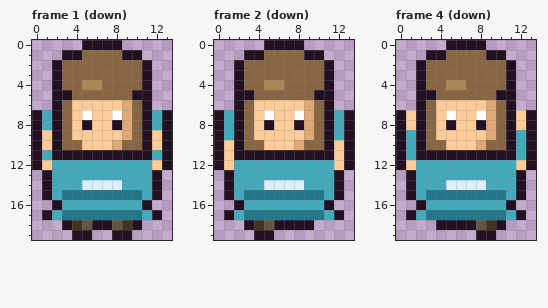
Edited in one commit: pixel-art file (games/picomon/art/villager.aseprite). The picture above was drawn from the file before the commit.
14x20 pixels, 4 frames. Shown: frame 1 (down), frame 2 (down), frame 4 (down). The commit also changed other frames, which this record leaves out.
Once edited:
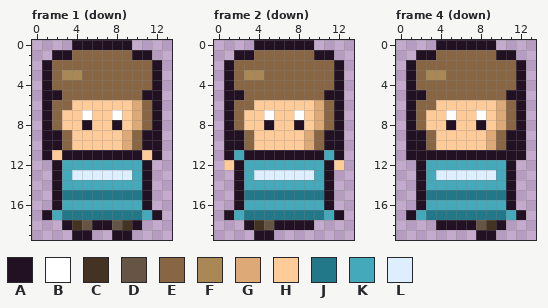
Palette (. is transparent): A #221122  B #ffffff  C #443322  D #665544  E #886644  F #aa8855  G #ddaa77  H #ffcc99  J #227788  K #44aabb  L #ddeeff
Edits made:
--- frame 1 (down), layers "outline", "shade", "fill"
@@ x 0..13 @@
- 0 .....AAAA.....
- 1 ...AAEEEEAA...
- 2 ..AEEEEEEEEA..
- 3 ..AEEEEEEEEA..
- 4 ..AEEFFEEEEA..
- 5 ..AAEEEEEEAA..
- 6 ..AEHHHHHGEA..
- 7 AKAEHBHHBGEAKA
- 8 AKAEHAHHAGEAKA
- 9 AHAEHHHHHGEAHA
-10 AHAEEHHHGEEAHA
-11 AKAAAAAAAAAAKA
-12 AHKKKKKKKKKKHA
-13 .AKKKKKKKKKKA.
-14 .AKKKLLLLKKKA.
-15 .AKJJJJJJJJKA.
+ 0 ....AAAAAA....
+ 1 ..AAEEEEEEAA..
+ 2 .AEEEEEEEEEEA.
+ 3 .AEFFEEEEEEEA.
+ 4 .AEEEEEEEEEEA.
+ 5 .AAEEEEEEEEAA.
+ 6 .AEEHHHHHHGEA.
+ 7 .AEHHBHHBHGEA.
+ 8 .AEHHAHHAHGEA.
+ 9 .AAEHHHHHGEAA.
+10 .AAEHHHHHGEAA.
+11 .AHAAAAAAAAHA.
+12 ..AKKKKKKKKA..
+13 ..AKLLLLLLKA..
+14 ..AKKKKKKKKA..
+15 ..AJJJJJJJJA..
 16 ..AKKKKKKKKA..
--- frame 2 (down), layers "outline", "shade", "fill"
@@ x 0..13 @@
- 0 .....AAAA.....
- 1 ...AAEEEEAA...
- 2 ..AEEEEEEEEA..
- 3 ..AEEEEEEEEA..
- 4 ..AEEFFEEEEA..
- 5 ..AAEEEEEEAA..
- 6 ..AEHHHHHGEA..
- 7 AKAEHBHHBGEAKA
- 8 AKAEHAHHAGEAKA
- 9 AKAEHHHHHGEAKA
-10 AHAEEHHHGEEAHA
-11 AHAAAAAAAAAAHA
-12 AHKKKKKKKKKKHA
-13 .AKKKKKKKKKKA.
-14 .AKKKLLLLKKKA.
-15 .AKJJJJJJJJKA.
+ 0 ....AAAAAA....
+ 1 ..AAEEEEEEAA..
+ 2 .AEEEEEEEEEEA.
+ 3 .AEFFEEEEEEEA.
+ 4 .AEEEEEEEEEEA.
+ 5 .AAEEEEEEEEAA.
+ 6 .AEEHHHHHHGEA.
+ 7 .AEHHBHHBHGEA.
+ 8 .AEHHAHHAHGEA.
+ 9 .AAEHHHHHGEAA.
+10 .AAEHHHHHGEAA.
+11 .AKAAAAAAAAKA.
+12 .HAKKKKKKKKAH.
+13 ..AKLLLLLLKA..
+14 ..AKKKKKKKKA..
+15 ..AJJJJJJJJA..
 16 ..AKKKKKKKKA..
--- frame 4 (down), layers "outline", "shade", "fill"
@@ x 0..13 @@
- 0 .....AAAA.....
- 1 ...AAEEEEAA...
- 2 ..AEEEEEEEEA..
- 3 ..AEEEEEEEEA..
- 4 ..AEEFFEEEEA..
- 5 ..AAEEEEEEAA..
- 6 ..AEHHHHHGEA..
- 7 AHAEHBHHBGEAHA
- 8 AHAEHAHHAGEAHA
- 9 AKAEHHHHHGEAKA
-10 AKAEEHHHGEEAKA
-11 AKAAAAAAAAAAKA
-12 AHKKKKKKKKKKHA
-13 .AKKKKKKKKKKA.
-14 .AKKKLLLLKKKA.
-15 .AKJJJJJJJJKA.
+ 0 ....AAAAAA....
+ 1 ..AAEEEEEEAA..
+ 2 .AEEEEEEEEEEA.
+ 3 .AEFFEEEEEEEA.
+ 4 .AEEEEEEEEEEA.
+ 5 .AAEEEEEEEEAA.
+ 6 .AEEHHHHHHGEA.
+ 7 .AEHHBHHBHGEA.
+ 8 .AEHHAHHAHGEA.
+ 9 .AAEHHHHHGEAA.
+10 .AAEHHHHHGEAA.
+11 .AAAAAAAAAAAA.
+12 ..AKKKKKKKKA..
+13 ..AKLLLLLLKA..
+14 ..AKKKKKKKKA..
+15 ..AJJJJJJJJA..
 16 ..AKKKKKKKKA..
Boxes around the changes in both pictures, in picture pixels (x1, y1, x2, y2):
changed: (32, 40, 172, 200)
changed: (214, 40, 354, 200)
changed: (396, 40, 536, 200)
